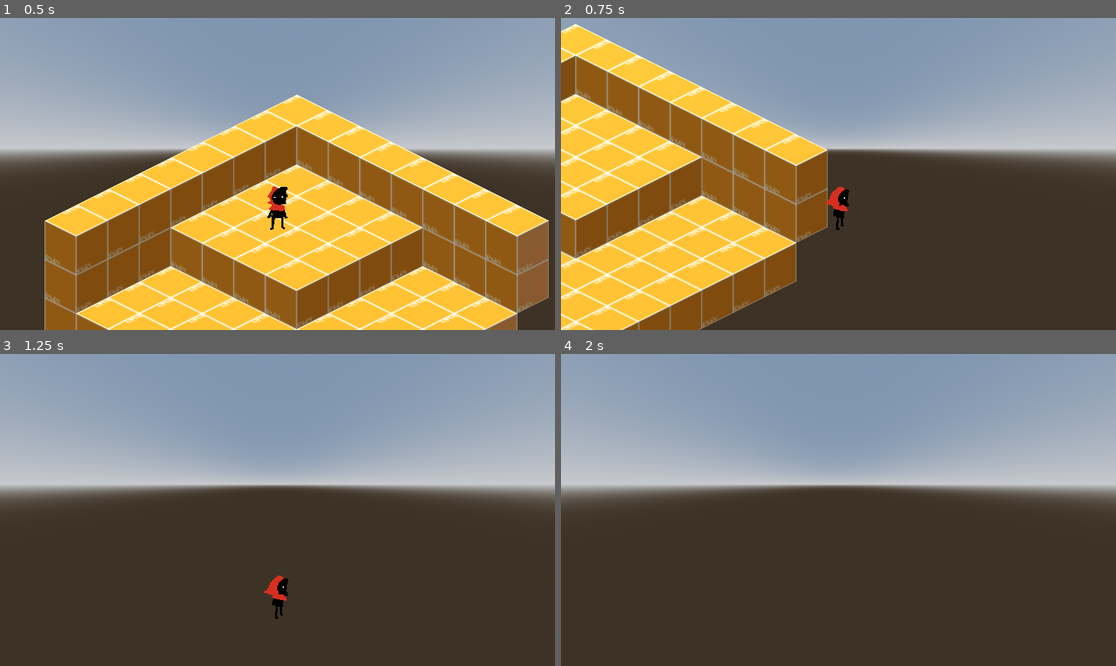
Above: before the commit, frames 1-4 (two rows, left to right).
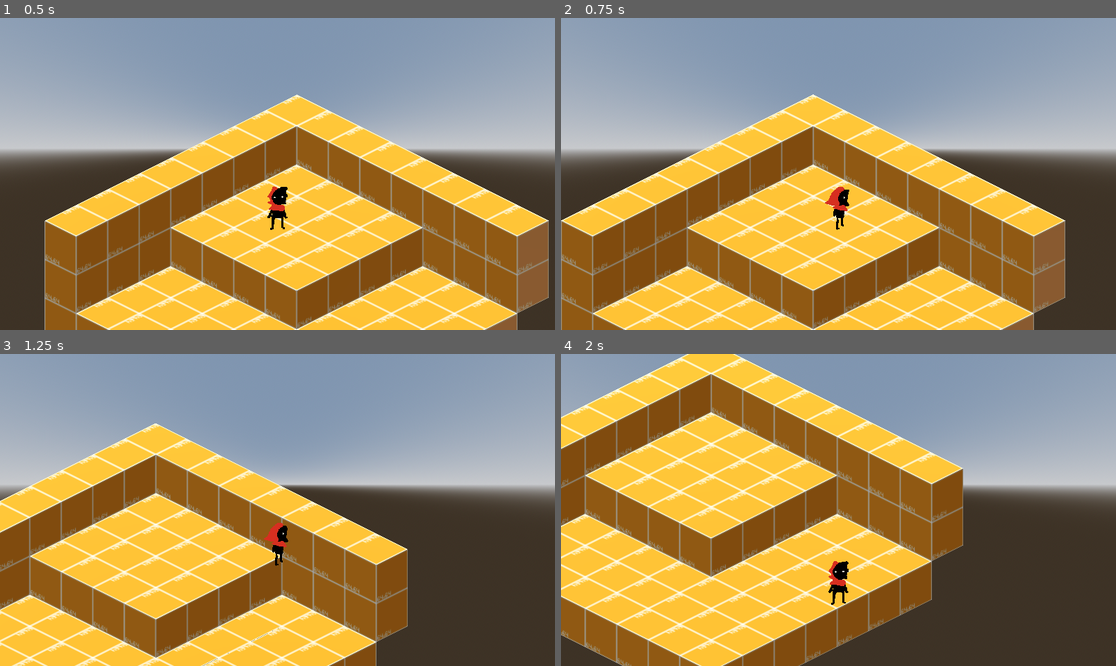
Above: after the commit, the same moments.

Repository: AlexRavelo/PrometheusGame
Game: Godot game, scene res://assets/scenes/test_scene.tscn
Same seed, same stepped clock (60 frames per second), same inputs: the game is played once before the commit and once after it.
Inputs:
- Up to frame 1 (0.5 s): no input
- Up to frame 2 (0.75 s): tap Enter at 0.5 s; hold Right (Right) from 0.53 s (still down); tap Z (Attack) at 0.6 s
- Up to frame 3 (1.25 s): keep holding Right (Right)
- Up to frame 4 (2 s): release Right (Right) at 1.28 s; hold Down (Down) from 1.28 s (still down); tap Z (Attack) at 1.35 s

Frame 1 is identical in both runs. In frame 2, 56% of the frame differs, in the area x 0-91%, y 2-100%; in frame 3, 44%; in frame 4, 57%, in the area x 0-73%, y 0-100%.

Commit message:
makes default movespeed not slow as FUCK

Diff:
--- a/assets/code/basePlayer.gd
+++ b/assets/code/basePlayer.gd
@@ -2,7 +2,7 @@
 
 extends BaseEntity
 
-@export_range(0.0,100.0,0.1) var player_movespeed = 0.1
+@export_range(0.0,100.0,0.1) var player_movespeed = 5
 
 @onready var attack_hitbox = $AttackHitbox
 @onready var animation_tree = $AnimationTree
--- a/assets/scenes/Player.tscn
+++ b/assets/scenes/Player.tscn
@@ -211,16 +211,10 @@
 [node name="Player" type="CharacterBody3D"]
 transform = Transform3D(1, 0, 0, 0, 1, 0, 0, 0, 1, 0, 1.18412, 0)
 script = ExtResource("1_2wclh")
-player_movespeed = 100.0
 
 [node name="CollisionShape3D" type="CollisionShape3D" parent="."]
 transform = Transform3D(1, 0, 0, 0, 1, 0, 0, 0, 1, 0, -0.443889, 0)
 shape = SubResource("CylinderShape3D_lcwvp")
-
-[node name="Camera3D" type="Camera3D" parent="."]
-transform = Transform3D(1, 0, 0, 0, 0.866025, 0.5, 0, -0.5, 0.866025, 0, 3.5, 5)
-projection = 1
-size = 7.0
 
 [node name="Sprite3D" type="Sprite3D" parent="."]
 transform = Transform3D(1, 0, 0, 0, 1, 0, 0, 0, 1, 0, -0.4, 0)
